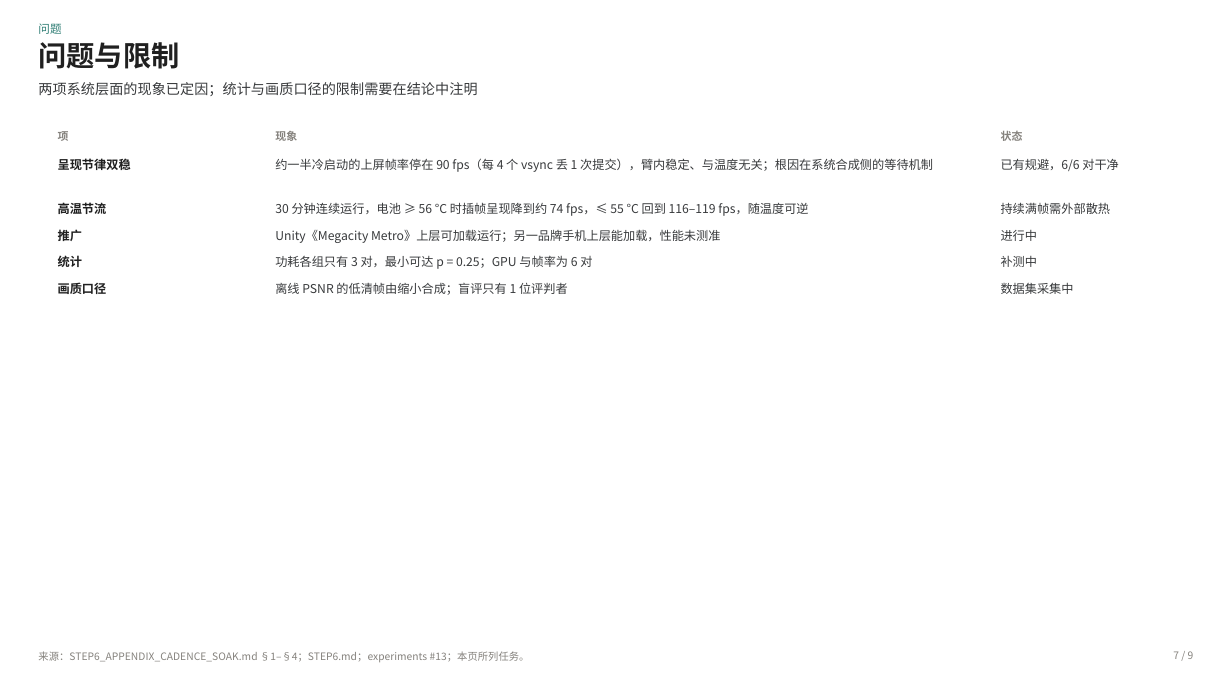
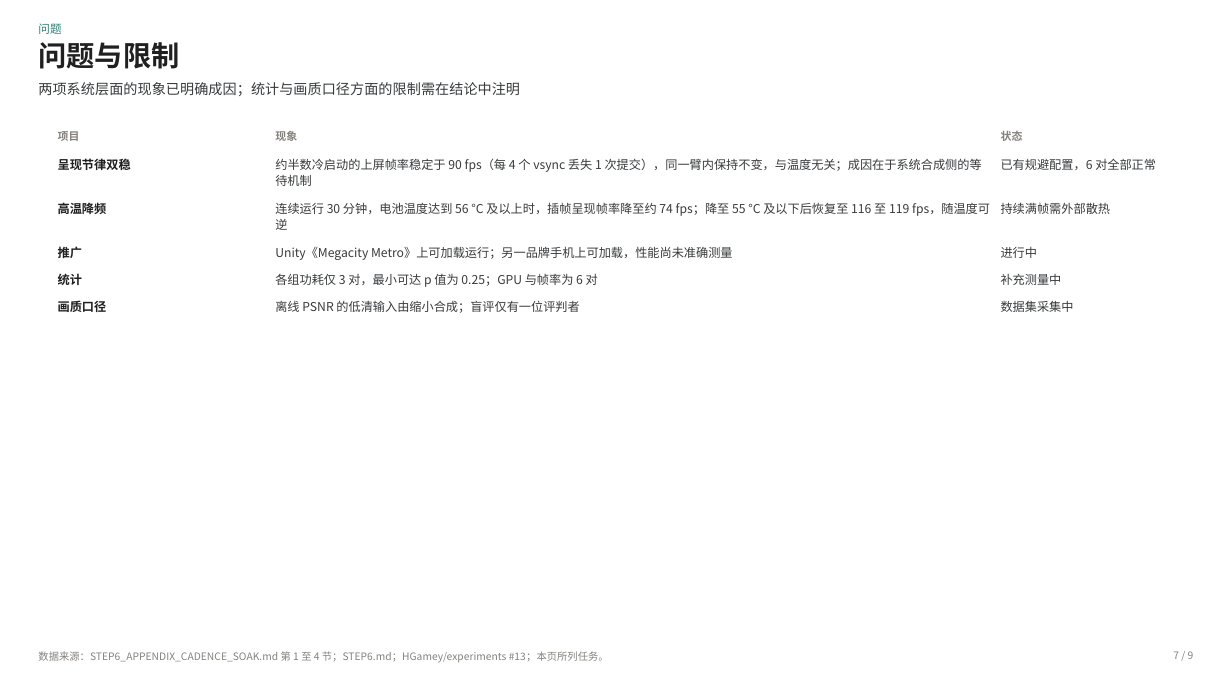
Before and after one commit to HGamey/docs, a slide deck: slide 7 of slides/2026-11-02-超分与插帧阶段结果.pptx. Drawn at 1232x693 pixels with LibreOffice and Linux fonts; fonts in the diff are those of the drawing; background and template pictures are left out. Boxes give left, top, right and bottom in pixels: in the first picture for what was removed or moved away, otherwise in the second. Text is boxed around its words. In the diff, an @@ line names an element or a change of style, - is before the commit and + after.

```diff
--- a/slides/2026-11-02-超分与插帧阶段结果.pptx
+++ b/slides/2026-11-02-超分与插帧阶段结果.pptx
@@ text at <box>38,82,520,96</box>: text changed @@
-两项系统层面的现象已定因；统计与画质口径的限制需要在结论中注明
+两项系统层面的现象已明确成因；统计与画质口径方面的限制需在结论中注明
@@ text at <box>58,131,80,141</box>: text changed @@
-项
+项目
@@ text at <box>275,158,982,186</box>: text changed @@
-约一半冷启动的上屏帧率停在 90 fps（每 4 个 vsync 丢 1 次提交），臂内稳定、与温度无关；根因在系统合成侧的等待机制
+约半数冷启动的上屏帧率稳定于 90 fps（每 4 个 vsync 丢失 1 次提交），同一臂内保持不变，与温度无关；成因在于系统合成侧的等待机制
@@ text at <box>1001,159,1156,170</box>: text changed @@
-已有规避，6/6 对干净
+已有规避配置，6 对全部正常
@@ text at <box>58,200,107,217</box>: text changed @@
-高温节流
+高温降频
@@ text at <box>275,202,990,230</box>: text changed @@
-30 分钟连续运行，电池 ≥ 56 °C 时插帧呈现降到约 74 fps，≤ 55 °C 回到 116–119 fps，随温度可逆
+连续运行 30 分钟，电池温度达到 56 °C 及以上时，插帧呈现帧率降至约 74 fps；降至 55 °C 及以下后恢复至 116 至 119 fps，随温度可逆
@@ text at <box>275,246,733,260</box>: text changed @@
-Unity《Megacity Metro》上层可加载运行；另一品牌手机上层能加载，性能未测准
+Unity《Megacity Metro》上可加载运行；另一品牌手机上可加载，性能尚未准确测量
@@ text at <box>275,274,598,287</box>: text changed @@
-功耗各组只有 3 对，最小可达 p = 0.25；GPU 与帧率为 6 对
+各组功耗仅 3 对，最小可达 p 值为 0.25；GPU 与帧率为 6 对
@@ 5 texts: place and size @@
-5 texts at <box>58,229,1074,294</box>
+5 texts at <box>58,246,1074,312</box>
@@ text at <box>1001,274,1062,285</box>: text changed @@
-补测中
+补充测量中
@@ text at <box>275,301,579,313</box>: text changed @@
-离线 PSNR 的低清帧由缩小合成；盲评只有 1 位评判者
+离线 PSNR 的低清输入由缩小合成；盲评仅有一位评判者
@@ text at <box>38,651,609,662</box>: text changed @@
-来源：STEP6_APPENDIX_CADENCE_SOAK.md §1–§4；STEP6.md；experiments #13；本页所列任务。
+数据来源：STEP6_APPENDIX_CADENCE_SOAK.md 第 1 至 4 节；STEP6.md；HGamey/experiments #13；本页所列任务。
```
Also in this commit, not shown: 8 other slides changed, 49 other files.
